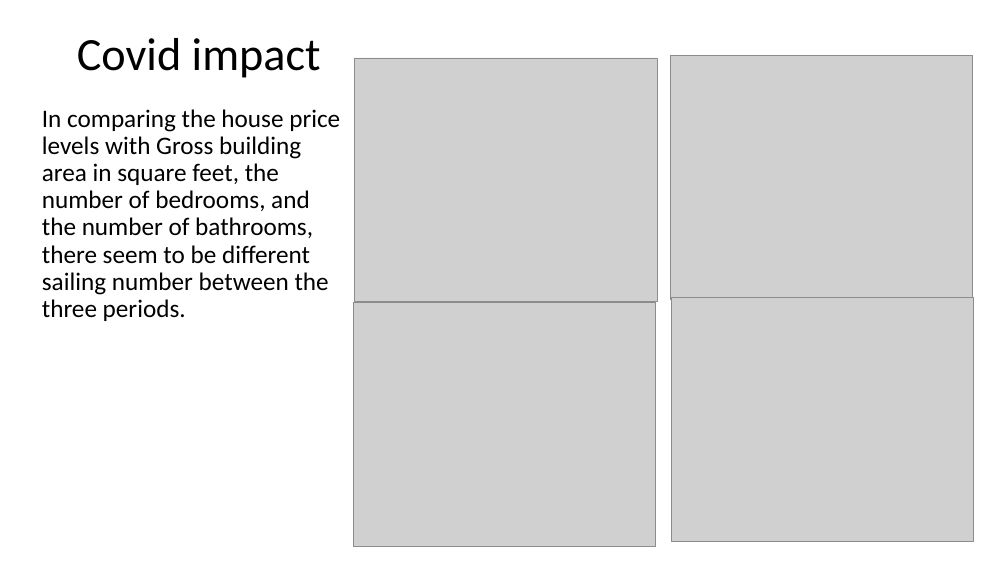
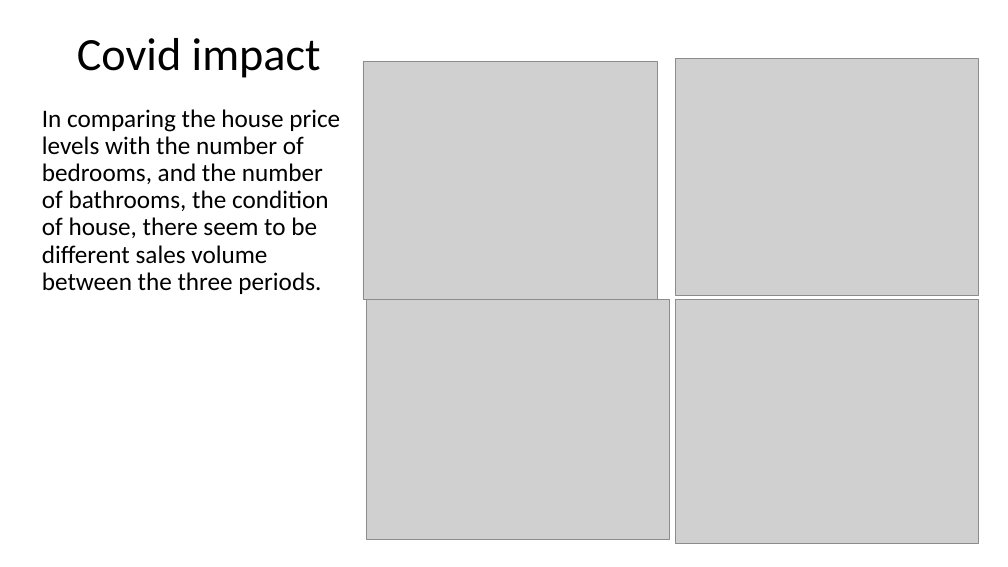
Before and after one commit to kashyapnimmagadda/DATS-6103-TEAM2, a slide deck: slide 29 of Project - Team 2- Data Mining (3).pptx. Drawn at 1008x567 pixels with LibreOffice and Linux fonts; fonts in the diff are those of the drawing; grey boxes stand for pictures. Boxes give left, top, right and bottom in pixels: in the first picture for what was removed or moved away, otherwise in the second. Text is boxed around its words. In the diff, an @@ line names an element or a change of style, - is before the commit and + after.

```diff
--- a/Project - Team 2- Data Mining (3).pptx
+++ b/Project - Team 2- Data Mining (3).pptx
@@ picture: place and size @@
-picture at bbox=[671, 55, 973, 299]
+picture at bbox=[676, 58, 979, 296]
@@ picture: place and size @@
-picture at bbox=[355, 58, 657, 302]
+picture at bbox=[363, 62, 658, 300]
@@ text at bbox=[42, 109, 340, 294]: text changed @@
-In comparing the house price levels with Gross building area in square feet, the number of bedrooms, and the number of bathrooms, there seem to be different sailing number between the three periods.
+In comparing the house price levels with the number of bedrooms, and the number of bathrooms, the condition of house, there seem to be different sales volume between the three periods.
@@ picture: place and size @@
-picture at bbox=[353, 303, 656, 547]
+picture at bbox=[367, 299, 669, 539]
@@ picture: place and size @@
-picture at bbox=[671, 298, 974, 542]
+picture at bbox=[676, 299, 979, 544]
```
Also in this commit, not shown: 5 other slides changed.
